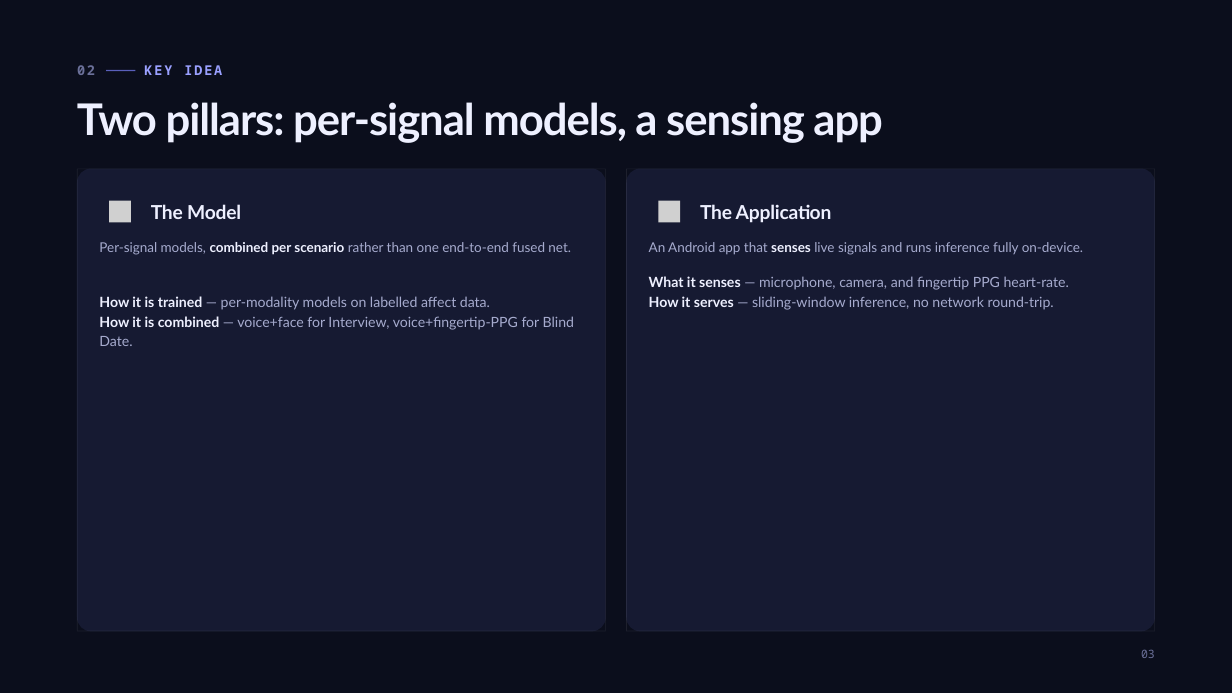
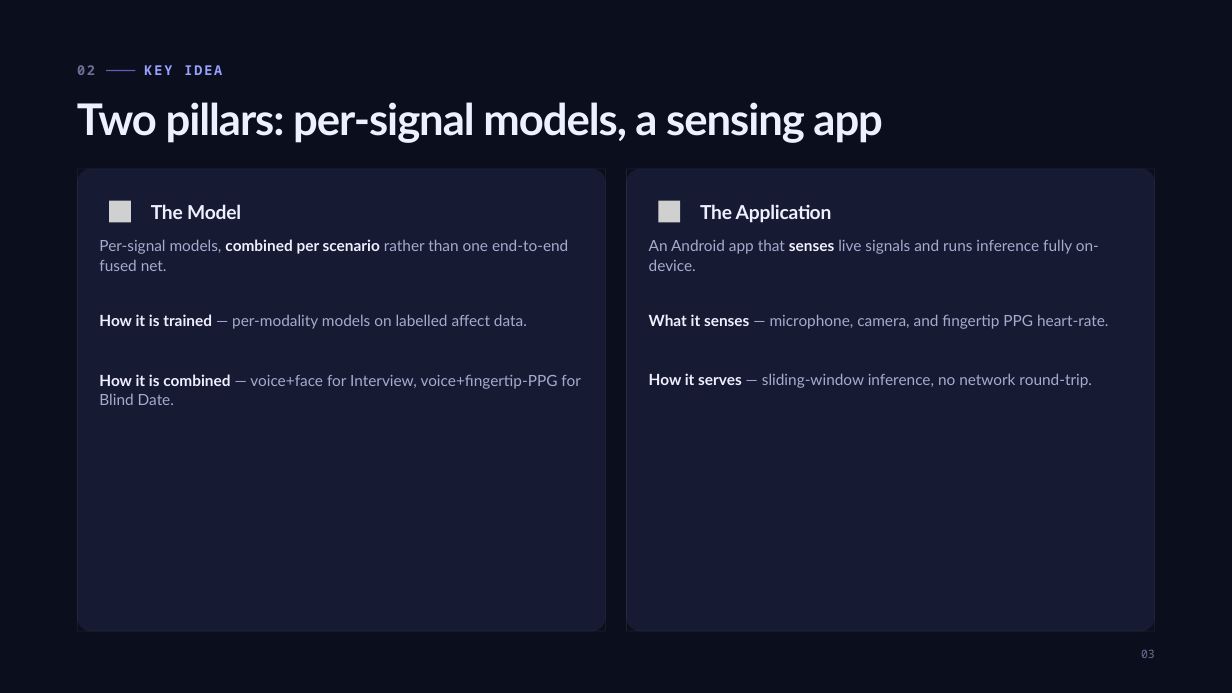
Before and after one commit to JunBye/MCA_Project, a slide deck: slide 3 of Emotion Detector Deck.pptx. Drawn at 1232x693 pixels with LibreOffice and Linux fonts; fonts in the diff are those of the drawing; grey boxes stand for pictures. Boxes give left, top, right and bottom in pixels: in the first picture for what was removed or moved away, otherwise in the second. Text is boxed around its words. In the diff, an @@ line names an element or a change of style, - is before the commit and + after.

```diff
--- a/Emotion Detector Deck.pptx
+++ b/Emotion Detector Deck.pptx
@@ text "Per-signal models, combined per scenario ..." at (x1=99, y1=239, x2=568, y2=271): size 15.8 to 18 pt @@
@@ text "An Android app that senses ..." at (x1=649, y1=239, x2=1099, y2=271): size 15.8 to 18 pt @@
@@ text "How it is trained — ..." at (x1=99, y1=314, x2=580, y2=405): size 16.5 to 18 pt @@
@@ text "What it senses — microphone, ..." at (x1=649, y1=314, x2=1108, y2=388): size 16.5 to 18 pt @@
```
Also in this commit, not shown: 3 other slides changed, 1 slide added, 1 slide removed, 56 other files.
